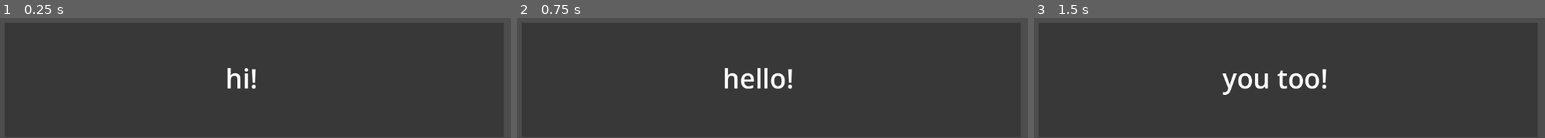
Above: before the commit, frames 1-3 (left to right).
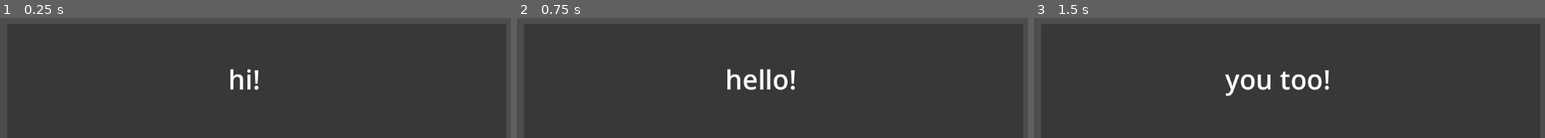
Above: after the commit, the same moments.

Repository: f0xgirl/visual-novel
Game: Godot game, scene res://game.tscn
The game is run twice, just before and just after one commit, with the same random seed, the same clock (stepped at 60 frames per second) and the same inputs.
Inputs:
- Up to frame 1 (0.25 s): no input
- Up to frame 2 (0.75 s): tap Enter at 0.5 s; tap Space (action1) at 0.6 s
- Up to frame 3 (1.5 s): tap Space (action1) at 1.25, 1.35 s

The runs differ from the first frame. In frame 1, 0.8% of the frame differs, in the area x 44-51%, y 41-61%; in frame 2, 1.6%; in frame 3, 2.0%, in the area x 36-58%, y 42-66%.

Commit message:
added character scrolling

Diff:
--- a/Scenes/game_dialogue.tscn
+++ /dev/null
@@ -1,54 +0,0 @@
-[gd_scene load_steps=3 format=3 uid="uid://bsq18uooimchs"]
-
-[ext_resource type="Script" uid="uid://dbi1dyuldyidq" path="res://scripts/game_dialogue.gd" id="1_baube"]
-
-[sub_resource type="Theme" id="Theme_feb5d"]
-default_font_size = 50
-
-[node name="game_dialogue" type="Control"]
-layout_mode = 3
-anchors_preset = 4
-anchor_top = 0.5
-anchor_bottom = 0.5
-offset_left = 5.0
-offset_top = -117.0
-offset_right = 45.0
-offset_bottom = -77.0
-grow_vertical = 2
-size_flags_horizontal = 4
-script = ExtResource("1_baube")
-
-[node name="ColorRect" type="ColorRect" parent="."]
-self_modulate = Color(1, 1, 1, 0.75686276)
-layout_mode = 1
-anchors_preset = 8
-anchor_left = 0.5
-anchor_top = 0.5
-anchor_right = 0.5
-anchor_bottom = 0.5
-offset_left = -465.5
-offset_top = -117.0
-offset_right = 465.5
-offset_bottom = 97.0
-grow_horizontal = 2
-grow_vertical = 2
-color = Color(0.19434929, 0.19434926, 0.19434926, 1)
-
-[node name="text" type="RichTextLabel" parent="."]
-unique_name_in_owner = true
-layout_mode = 1
-anchors_preset = 7
-anchor_left = 0.5
-anchor_top = 1.0
-anchor_right = 0.5
-anchor_bottom = 1.0
-offset_left = -307.0
-offset_top = -68.0
-offset_right = 261.0
-grow_horizontal = 2
-grow_vertical = 0
-theme = SubResource("Theme_feb5d")
-text = "ADFFAFAF"
-scroll_active = false
-horizontal_alignment = 1
-vertical_alignment = 2
--- /dev/null
+++ b/Scenes/test_dialogue.tscn
@@ -0,0 +1,76 @@
+[gd_scene load_steps=8 format=3 uid="uid://bsq18uooimchs"]
+
+[ext_resource type="Script" uid="uid://dbi1dyuldyidq" path="res://scripts/game_dialogue.gd" id="1_baube"]
+[ext_resource type="Script" uid="uid://dfbptscs1qmpa" path="res://scripts/resource_scripts/Page.gd" id="2_jlnq6"]
+
+[sub_resource type="Resource" id="Resource_7wmsu"]
+script = ExtResource("2_jlnq6")
+text = "hi!"
+metadata/_custom_type_script = "uid://dfbptscs1qmpa"
+
+[sub_resource type="Resource" id="Resource_8vpsi"]
+script = ExtResource("2_jlnq6")
+text = "hello!"
+metadata/_custom_type_script = "uid://dfbptscs1qmpa"
+
+[sub_resource type="Resource" id="Resource_iibv7"]
+script = ExtResource("2_jlnq6")
+text = "nice to meet you!"
+metadata/_custom_type_script = "uid://dfbptscs1qmpa"
+
+[sub_resource type="Resource" id="Resource_e1bvc"]
+script = ExtResource("2_jlnq6")
+text = "you too!"
+metadata/_custom_type_script = "uid://dfbptscs1qmpa"
+
+[sub_resource type="Theme" id="Theme_feb5d"]
+default_font_size = 50
+
+[node name="game_dialogue" type="Control"]
+layout_mode = 3
+anchors_preset = 4
+anchor_top = 0.5
+anchor_bottom = 0.5
+offset_left = 5.0
+offset_top = -117.0
+offset_right = 45.0
+offset_bottom = -77.0
+grow_vertical = 2
+size_flags_horizontal = 4
+script = ExtResource("1_baube")
+dialogue = Array[ExtResource("2_jlnq6")]([SubResource("Resource_7wmsu"), SubResource("Resource_8vpsi"), SubResource("Resource_iibv7"), SubResource("Resource_e1bvc")])
+
+[node name="ColorRect" type="ColorRect" parent="."]
+self_modulate = Color(1, 1, 1, 0.75686276)
+layout_mode = 1
+anchors_preset = 8
+anchor_left = 0.5
+anchor_top = 0.5
+anchor_right = 0.5
+anchor_bottom = 0.5
+offset_left = -465.5
+offset_top = -117.0
+offset_right = 465.5
+offset_bottom = 97.0
+grow_horizontal = 2
+grow_vertical = 2
+color = Color(0.19434929, 0.19434926, 0.19434926, 1)
+
+[node name="text" type="RichTextLabel" parent="."]
+unique_name_in_owner = true
+layout_mode = 1
+anchors_preset = 7
+anchor_left = 0.5
+anchor_top = 1.0
+anchor_right = 0.5
+anchor_bottom = 1.0
+offset_left = -307.0
+offset_top = -68.0
+offset_right = 261.0
+grow_horizontal = 2
+grow_vertical = 0
+theme = SubResource("Theme_feb5d")
+text = "ADFFAFAF"
+scroll_active = false
+horizontal_alignment = 1
+vertical_alignment = 2
--- a/game.tscn
+++ b/game.tscn
@@ -1,38 +1,9 @@
-[gd_scene load_steps=8 format=3 uid="uid://c37dms8qtn2af"]
+[gd_scene load_steps=2 format=3 uid="uid://c37dms8qtn2af"]
 
 [ext_resource type="Script" uid="uid://dabsfh4wuycvl" path="res://scripts/game.gd" id="1_feb5d"]
-[ext_resource type="PackedScene" uid="uid://bsq18uooimchs" path="res://Scenes/game_dialogue.tscn" id="2_e2o6t"]
-[ext_resource type="Script" uid="uid://dfbptscs1qmpa" path="res://scripts/resource_scripts/Page.gd" id="3_feb5d"]
-
-[sub_resource type="Resource" id="Resource_feb5d"]
-script = ExtResource("3_feb5d")
-text = "hi!"
-metadata/_custom_type_script = "uid://dfbptscs1qmpa"
-
-[sub_resource type="Resource" id="Resource_fc0e3"]
-script = ExtResource("3_feb5d")
-text = "hello!"
-metadata/_custom_type_script = "uid://dfbptscs1qmpa"
-
-[sub_resource type="Resource" id="Resource_7jktm"]
-script = ExtResource("3_feb5d")
-text = "its nice to meet you!"
-metadata/_custom_type_script = "uid://dfbptscs1qmpa"
-
-[sub_resource type="Resource" id="Resource_ryrav"]
-script = ExtResource("3_feb5d")
-text = "you too!"
-metadata/_custom_type_script = "uid://dfbptscs1qmpa"
 
 [node name="Game" type="Node"]
 script = ExtResource("1_feb5d")
 
 [node name="Camera2D" type="Camera2D" parent="."]
 editor_draw_limits = true
-
-[node name="game_dialogue" parent="." instance=ExtResource("2_e2o6t")]
-offset_left = 0.0
-offset_top = -119.0
-offset_right = 40.0
-offset_bottom = -79.0
-dialogue = Array[ExtResource("3_feb5d")]([SubResource("Resource_feb5d"), SubResource("Resource_fc0e3"), SubResource("Resource_7jktm"), SubResource("Resource_ryrav")])
--- a/scripts/game.gd
+++ b/scripts/game.gd
@@ -1,4 +1,10 @@
 extends Node
+
+const TEST_DIALOGUE = preload("res://Scenes/test_dialogue.tscn")
+
+func _ready() -> void:
+	var test = TEST_DIALOGUE.instantiate()
+	add_child(test)
 
 func _process(_delta: float) -> void:
 	if Input.is_action_just_pressed("action1"):
--- a/scripts/game_dialogue.gd
+++ b/scripts/game_dialogue.gd
@@ -19,8 +19,21 @@
 
 
 
-
 func display_selected_text (id: int) -> void:
-	print("i wokr")
 	print(dialogue[id].text)
 	text.text = dialogue[id].text
+
+
+func get_dialogue_string(id: int) -> void:
+	var current_text: String
+	var text_length := dialogue[id].text.length()
+	for a in text_length:
+		current_text += dialogue[id].text[a]
+		print(current_text)
+		await get_tree().create_timer(1).timeout
+	#print(dialogue[id].text[1])
+
+
+
+func scroll_text (text: String) -> void:
+	pass
--- a/scripts/resource_scripts/Page.gd
+++ b/scripts/resource_scripts/Page.gd
@@ -9,6 +9,7 @@
 
 @export_category("text")
 @export_multiline var text: String
+@export var time_between_char: float
 @export var character_talking: current_character_talking
 @export_category("dialogue_options")
 @export var multiple_choice: bool = false
Not shown, added: sfx/doorintosummer.mp3.import
Not shown, added: sfx/doorintosummer.mp3
